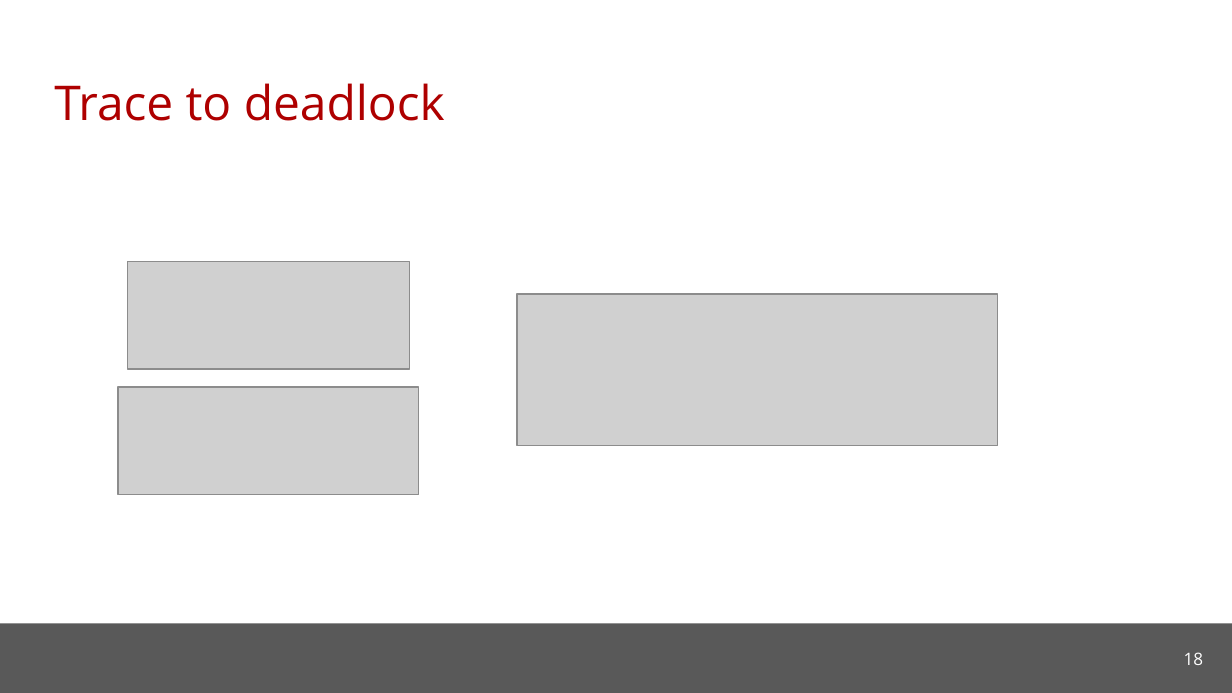
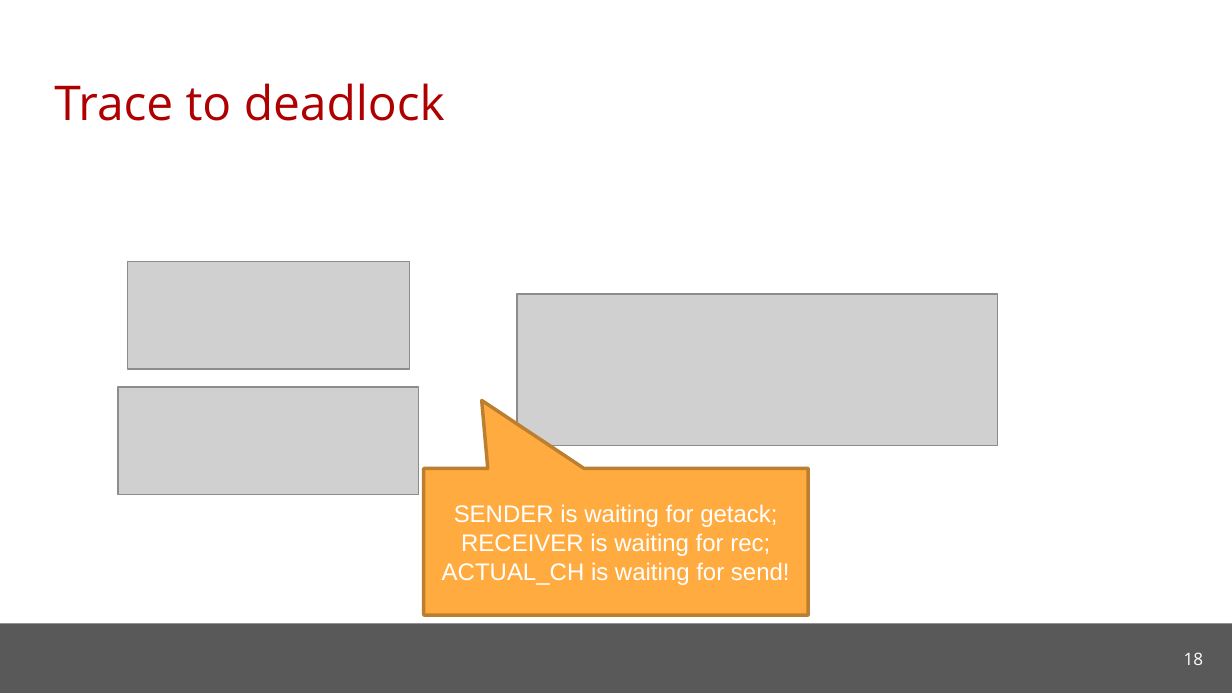
Before and after one commit to cmu-soda/Robustness, a slide deck: slide 18 of Robustness.pptx. Drawn at 1232x693 pixels with LibreOffice and Linux fonts; fonts in the diff are those of the drawing; grey boxes stand for pictures; background and template pictures are left out. Boxes give left, top, right and bottom in pixels: in the first picture for what was removed or moved away, otherwise in the second. Text is boxed around its words. In the diff, an @@ line names an element or a change of style, - is before the commit and + after.

```diff
--- a/Robustness.pptx
+++ b/Robustness.pptx
@@ speech box added at [424, 468, 808, 615], fill #FFAB40, outline #BD7F2F 2 pt, 14 pt, text #FFFFFF @@
+SENDER is waiting for getack; RECEIVER is waiting for rec; ACTUAL_CH is waiting for send!
```
Also in this commit, not shown: 3 other slides changed, 1 slide removed.
